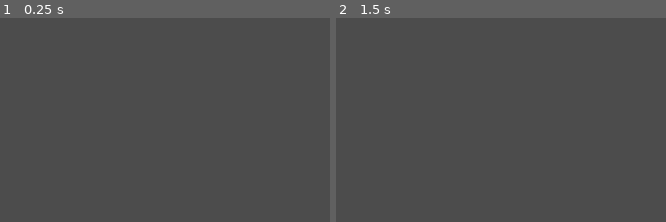
Above: before the commit, frames 1-2 (left to right).
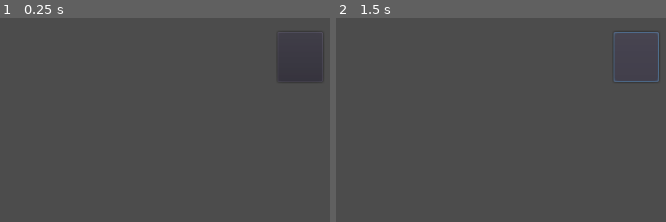
Above: after the commit, the same moments.

Repository: MilosPetrovic4/EqualQuest
Game: Godot game, scene res://main.tscn
Two runs of this game, one before a commit and one after it. Both use one fixed random seed, a clock stepped at 60 frames per second and the inputs below. The engine's default icon, where the game draws it, is replaced by a stand-in: a white triangle on a blue panel in a dark square.
Inputs (mouse positions are % of the whole screen's width and height, from its top left):
- Up to frame 1 (0.25 s): no input
- Up to frame 2 (1.5 s): click (95, 10) at 0.52 s; click (95, 10) at 1.27 s
The pictures show only the part of the screen within x 50-100%, y 0-50%; the shares and areas given below are measured in that part.

The runs differ from the first frame. In frame 1, less than 0.1% of the frame differs, in the area x 85-97%, y 30-31%; in frame 2, 0.3%, in the area x 84-98%, y 6-32%.

Commit message:
Added Restart level button

Diff:
--- a/main.gd
+++ b/main.gd
@@ -18,7 +18,6 @@
 var total_selected = 0
 
 func _ready():
-
 	var level_data = {
 		"numbers": ["1", "1", "2"],
 		"num_nums": 3,
@@ -118,3 +117,22 @@
 func update_label():
 	var label = $equality
 	label.set_text(equality)
+
+func clear_level():
+	# Iterates through every child in the scene and removes if not label or button
+	for child in get_children():
+		if child is Button or child is Label:
+			continue
+		else:
+			child.queue_free()
+
+	# Reset arrays and variables
+	operator_arr.clear()
+	number_arr.clear()
+	equality = ""
+	total_selected = 0
+	solved_chars = 0
+
+func _on_restart_pressed():
+	clear_level()
+	_ready()
--- a/main.tscn
+++ b/main.tscn
@@ -28,5 +28,12 @@
 margin_bottom = 418.0
 text = "Clear"
 
+[node name="restart" type="Button" parent="."]
+margin_left = 939.0
+margin_top = 18.0
+margin_right = 997.0
+margin_bottom = 82.0
+
 [connection signal="pressed" from="evaluate" to="." method="_on_evaluate_pressed"]
 [connection signal="pressed" from="clear" to="." method="_on_clear_pressed"]
+[connection signal="pressed" from="restart" to="." method="_on_restart_pressed"]
